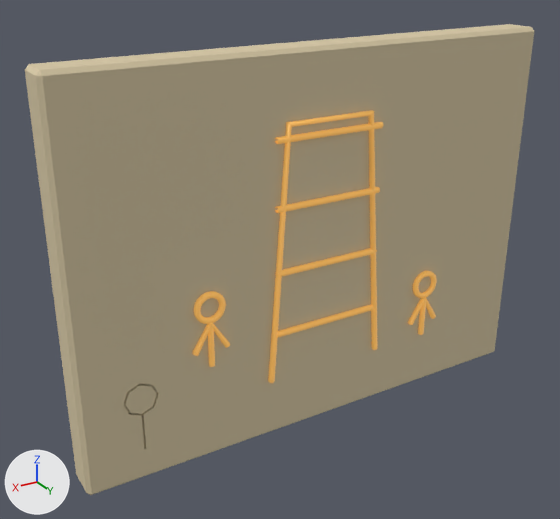
One commit to the glTF model game/models/cave/mural_2.glb: the scene before it, then after it.
Rendered twice from a 50 mm lens placed at (3.1, 4.64, 3.75), pointed at (0.29, -0.05, 1.4). Arrows for +X, +Y and +Z are at lower left; the lights stay in place. The older version comes first. Vertices at exactly the same position are counted once.

Objects in the first picture: 'mural_2'.
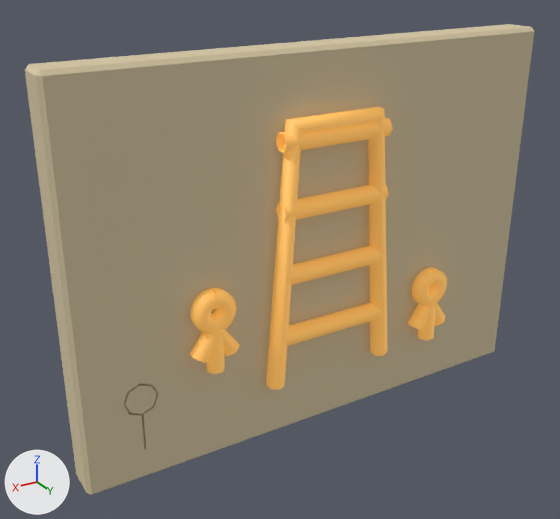
Pixel boxes (x1, y1, x2, y2) of what changed, in the pictures (560 x 519 px; the box of a moved part takes in the faces that stretch with it):
part 1 of me_mural_panel_002, moved or reshaped: before (277, 304, 374, 338); after (285, 303, 382, 346)
part 2 of me_mural_panel_002, moved or reshaped: before (275, 248, 377, 277); after (285, 246, 385, 285)
part 3 of me_mural_panel_002, moved or reshaped: before (275, 187, 380, 213); after (276, 185, 389, 222)
part 4 of me_mural_panel_002, moved or reshaped: before (275, 122, 383, 144); after (276, 118, 393, 153)
part 5 of me_mural_panel_002, moved or reshaped: before (418, 298, 426, 335); after (417, 302, 437, 341)
part 6 of me_mural_panel_002, moved or reshaped: before (207, 324, 215, 367); after (206, 329, 225, 374)
part 7 of me_mural_panel_002, rebuilt (12% wider): before (268, 110, 377, 383); after (266, 107, 388, 390)
part 8 of me_mural_panel_002, moved or reshaped: before (408, 271, 437, 325); after (407, 267, 447, 330)
part 9 of me_mural_panel_002, moved or reshaped: before (192, 291, 230, 356); after (190, 288, 240, 363)

Edits to the bpy script that builds the scene:
```text
Change me_mural_panel_002:
    used by ob_mural_2; location = (0.0, 0.0, 0.0)
    remove me_mural_panel_002.from_pydata(...)  # 497 vertices, 864 faces; spans x -2.0..2.0, y -0.15..0.19, z 0.0..3.0
    add me_mural_panel_002.from_pydata(...)  # 498 vertices, 864 faces; spans x -2.0..2.0, y -0.15..0.3, z 0.0..3.0
    me_mural_panel_002 part 1: the loose piece of 12 vertices spanning x -0.45..0.45, y 0.15..0.19, z 0.88..0.92 is scaled about its middle by (1, 3, 3), then moved by (0.0, 0.06, 0.0)
    me_mural_panel_002 part 2: the loose piece of 12 vertices spanning x -0.45..0.45, y 0.15..0.19, z 1.38..1.42 is scaled about its middle by (1, 3, 3), then moved by (0.0, 0.06, 0.0)
    me_mural_panel_002 part 3: the loose piece of 12 vertices spanning x -0.45..0.45, y 0.15..0.19, z 1.88..1.92 is scaled about its middle by (1, 3, 3), then moved by (0.0, 0.06, 0.0)
    me_mural_panel_002 part 4: the loose piece of 12 vertices spanning x -0.45..0.45, y 0.15..0.19, z 2.38..2.42 is scaled about its middle by (1, 3, 3), then moved by (0.0, 0.06, 0.0)
    me_mural_panel_002 part 5: the loose piece of 12 vertices spanning x -1.02..-0.98, y 0.15..0.19, z 0.5..0.85 is scaled about its middle by (3, 3, 1), then moved by (0.0, 0.06, 0.0)
    me_mural_panel_002 part 6: the loose piece of 12 vertices spanning x 0.98..1.02, y 0.15..0.19, z 0.8..1.15 is scaled about its middle by (3, 3, 1), then moved by (0.0, 0.06, 0.0)
    me_mural_panel_002 part 7: the loose piece of 24 vertices spanning x -0.52..0.52, y 0.15..0.19, z 0.5..2.52 is rebuilt with 24 vertices and now spans x -0.56..0.56, y 0.16..0.3, z 0.5..2.55
    me_mural_panel_002 part 8: 164 vertices removed from x -1.15..-0.85, y 0.15..0.19, z 0.62..1.09; 165 vertices added at x -1.18..-0.82, y 0.16..0.3, z 0.6..1.13
    me_mural_panel_002 part 9: 164 vertices removed from x 0.85..1.15, y 0.15..0.19, z 0.92..1.39; 164 vertices added at x 0.82..1.18, y 0.16..0.3, z 0.9..1.43
```
